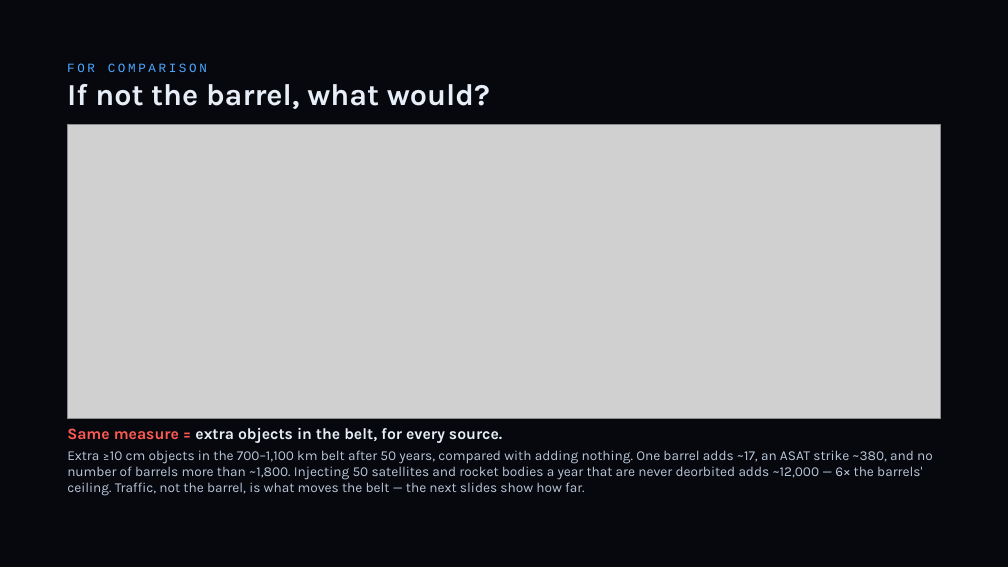
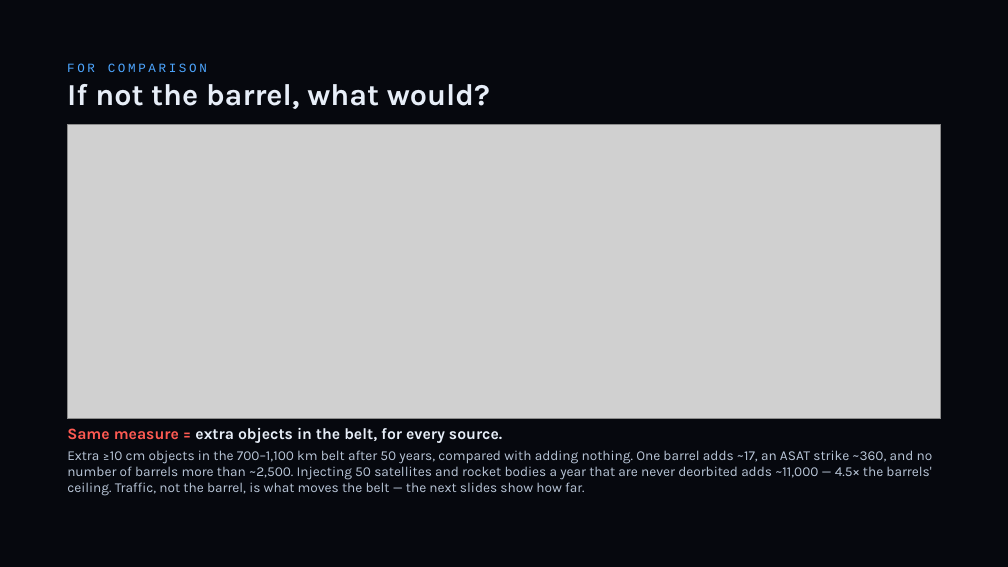
Before and after one commit to TimKadyrov/DebrisCascade, a slide deck: slide 14 of Barrel of Nails — Kessler Study.pptx. Drawn at 1008x567 pixels with LibreOffice and Linux fonts; fonts in the diff are those of the drawing; grey boxes stand for pictures. Boxes give left, top, right and bottom in pixels: in the first picture for what was removed or moved away, otherwise in the second. Text is boxed around its words. In the diff, an @@ line names an element or a change of style, - is before the commit and + after.

Commit message:
Deck on the cube engine; 2006 NASA benchmark panel
- Scenario numbers from 16-seed cube ensembles: nothing added x1.19,
  50/yr x2.6, 200/yr x18, 500/yr x59 (working satellites x4.6), operators
  quit ~yr 27 then x2.8, removal ~10/yr (~2 without explosions, ~60 with
  50/yr). Barrel-sized effects stay on the box model: ceiling +25%,
  90-230 barrels double the 1-10 cm field, ASAT ~22 barrels.
- Charts: seed-range bands/whiskers with the box model dashed; engine
  roles on the tool and engines slides.
- Limits slide: benchmark panel (LEGEND vs box vs cube, no old box) with
  the 2006 rerun at 16 seeds: cube 11.5 (5-17) vs LEGEND 10.8.
- SUMMARY and README rewritten for the cube headline and the benchmark.

```diff
--- a/Barrel of Nails — Kessler Study.pptx
+++ b/Barrel of Nails — Kessler Study.pptx
@@ text at [67,450,933,496]: text changed @@
-Extra ≥10 cm objects in the 700–1,100 km belt after 50 years, compared with adding nothing. One barrel adds ~17, an ASAT strike ~380, and no number of barrels more than ~1,800. Injecting 50 satellites and rocket bodies a year that are never deorbited adds ~12,000 — 6× the barrels' ceiling. Traffic, not the barrel, is what moves the belt — the next slides show how far.
+Extra ≥10 cm objects in the 700–1,100 km belt after 50 years, compared with adding nothing. One barrel adds ~17, an ASAT strike ~360, and no number of barrels more than ~2,500. Injecting 50 satellites and rocket bodies a year that are never deorbited adds ~11,000 — 4.5× the barrels' ceiling. Traffic, not the barrel, is what moves the belt — the next slides show how far.
```
Also in this commit, not shown: 14 other slides changed, 15 other files.
